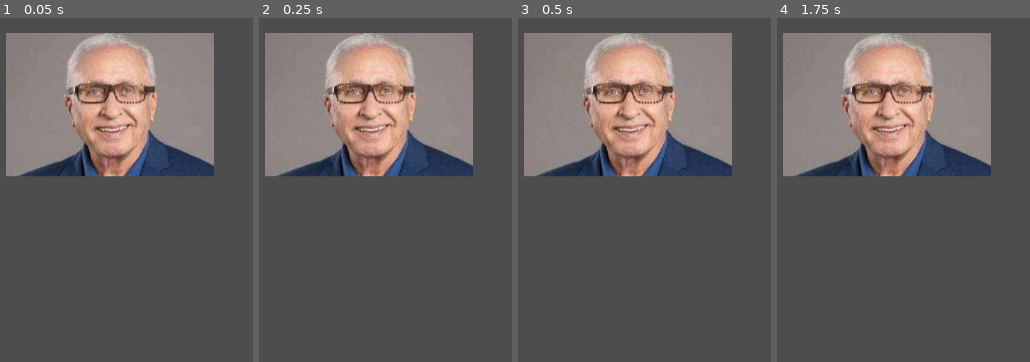
Above: before the commit, frames 1-4 (left to right).
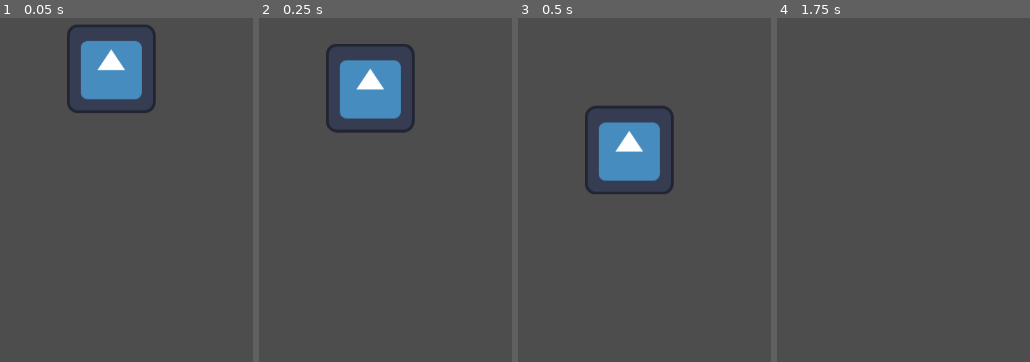
Above: after the commit, the same moments.

Repository: fosterhayes-jpg/Test-Game
Game: Godot game, scene res://Scenes/level_1.tscn
Same seed, same stepped clock (60 frames per second), same inputs: the game is played once before the commit and once after it. Before the commit the project has no main scene; this scene is started directly in both runs. The engine's default icon, where the game draws it, is replaced by a stand-in: a white triangle on a blue panel in a dark square.
Inputs:
- Up to frame 1 (0.05 s): no input
- Up to frame 2 (0.25 s): no input
- Up to frame 3 (0.5 s): no input
- Up to frame 4 (1.75 s): tap Enter (ui_accept) at 0.5, 0.6, 0.77, 1.07, 1.25, 1.35, 1.52 s; hold Right (ui_right) from 0.53 s (still down)

The runs differ from the first frame. In frame 1, 34% of the frame differs, in the area x 2-85%, y 2-47%; in frame 2, 34%; in frame 3, 34%; in frame 4, 34%.

Commit message:
game start

Diff:
--- a/Scenes/level_1.tscn
+++ b/Scenes/level_1.tscn
@@ -1,18 +1,8 @@
 [gd_scene format=3 uid="uid://58yx66nt1pqw"]
 
-[ext_resource type="Texture2D" uid="uid://dqf30ak3i834a" path="res://Assets/Jack.webp" id="1_vk57k"]
-
-[sub_resource type="RectangleShape2D" id="RectangleShape2D_qqy1o"]
-size = Vector2(289, 204.5)
+[ext_resource type="PackedScene" uid="uid://dc8wvhv2w7u3p" path="res://Scenes/player.tscn" id="1_vk57k"]
 
 [node name="level 1" type="Node2D" unique_id=1321934831]
 
-[node name="StaticBody2D" type="StaticBody2D" parent="." unique_id=1783221938]
-
-[node name="CollisionShape2D" type="CollisionShape2D" parent="StaticBody2D" unique_id=1255452880]
-position = Vector2(452.5, 275.75)
-shape = SubResource("RectangleShape2D_qqy1o")
-
-[node name="Sprite2D" type="Sprite2D" parent="StaticBody2D" unique_id=1090954986]
-position = Vector2(454, 277)
-texture = ExtResource("1_vk57k")
+[node name="player" parent="." unique_id=1778795815 instance=ExtResource("1_vk57k")]
+position = Vector2(456, 224)
--- /dev/null
+++ b/Scenes/player.tscn
@@ -0,0 +1,16 @@
+[gd_scene format=3 uid="uid://dc8wvhv2w7u3p"]
+
+[ext_resource type="Script" uid="uid://wgdpj07t604n" path="res://Scripts/player.gd" id="1_cvnsp"]
+[ext_resource type="Texture2D" uid="uid://bljjgdm252bir" path="res://icon.svg" id="1_v0iea"]
+
+[sub_resource type="RectangleShape2D" id="RectangleShape2D_v0iea"]
+size = Vector2(128, 128)
+
+[node name="CharacterBody2D" type="CharacterBody2D" unique_id=1461545931]
+script = ExtResource("1_cvnsp")
+
+[node name="Sprite2D" type="Sprite2D" parent="." unique_id=1754610210]
+texture = ExtResource("1_v0iea")
+
+[node name="CollisionShape2D" type="CollisionShape2D" parent="." unique_id=140685537]
+shape = SubResource("RectangleShape2D_v0iea")
--- /dev/null
+++ b/Scripts/collision_shape_2d.tscn
@@ -0,0 +1,3 @@
+[gd_scene format=3 uid="uid://xn5erpbgchxm"]
+
+[node name="blocks" type="CollisionShape2D" unique_id=357159048]
--- /dev/null
+++ b/Scripts/player.gd
@@ -0,0 +1,25 @@
+extends CharacterBody2D
+
+
+const SPEED = 300.0
+const JUMP_VELOCITY = -400.0
+
+
+func _physics_process(delta: float) -> void:
+	# Add the gravity.
+	if not is_on_floor():
+		velocity += get_gravity() * delta
+
+	# Handle jump.
+	if Input.is_action_just_pressed("ui_accept") and is_on_floor():
+		velocity.y = JUMP_VELOCITY
+
+	# Get the input direction and handle the movement/deceleration.
+	# As good practice, you should replace UI actions with custom gameplay actions.
+	var direction := Input.get_axis("ui_left", "ui_right")
+	if direction:
+		velocity.x = direction * SPEED
+	else:
+		velocity.x = move_toward(velocity.x, 0, SPEED)
+
+	move_and_slide()
--- a/project.godot
+++ b/project.godot
@@ -11,6 +11,7 @@
 [application]
 
 config/name="Test-game"
+run/main_scene="uid://58yx66nt1pqw"
 config/features=PackedStringArray("4.6", "Forward Plus")
 config/icon="res://icon.svg"
 
Not shown, added: Scripts/player.gd.uid
